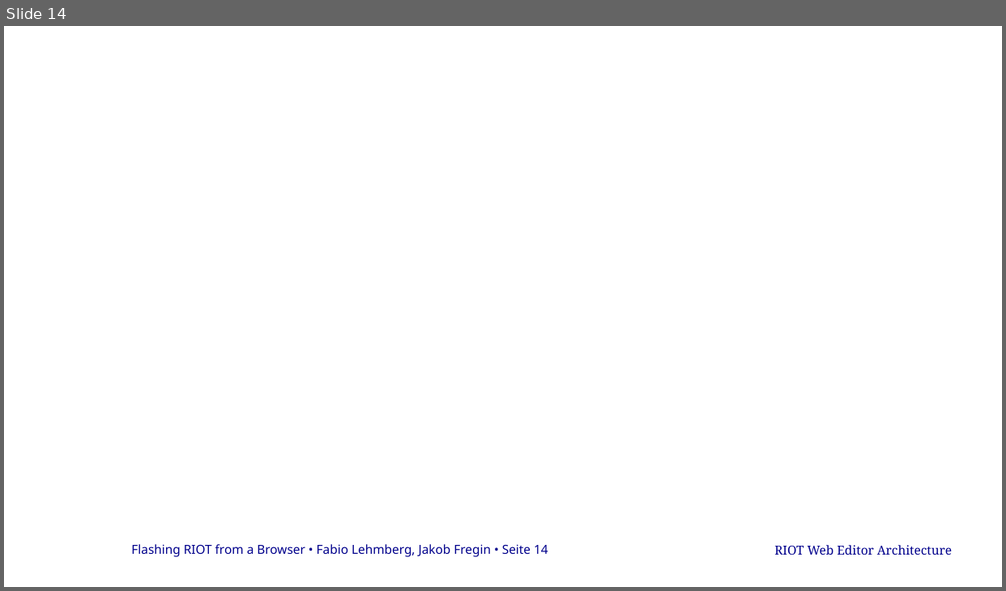
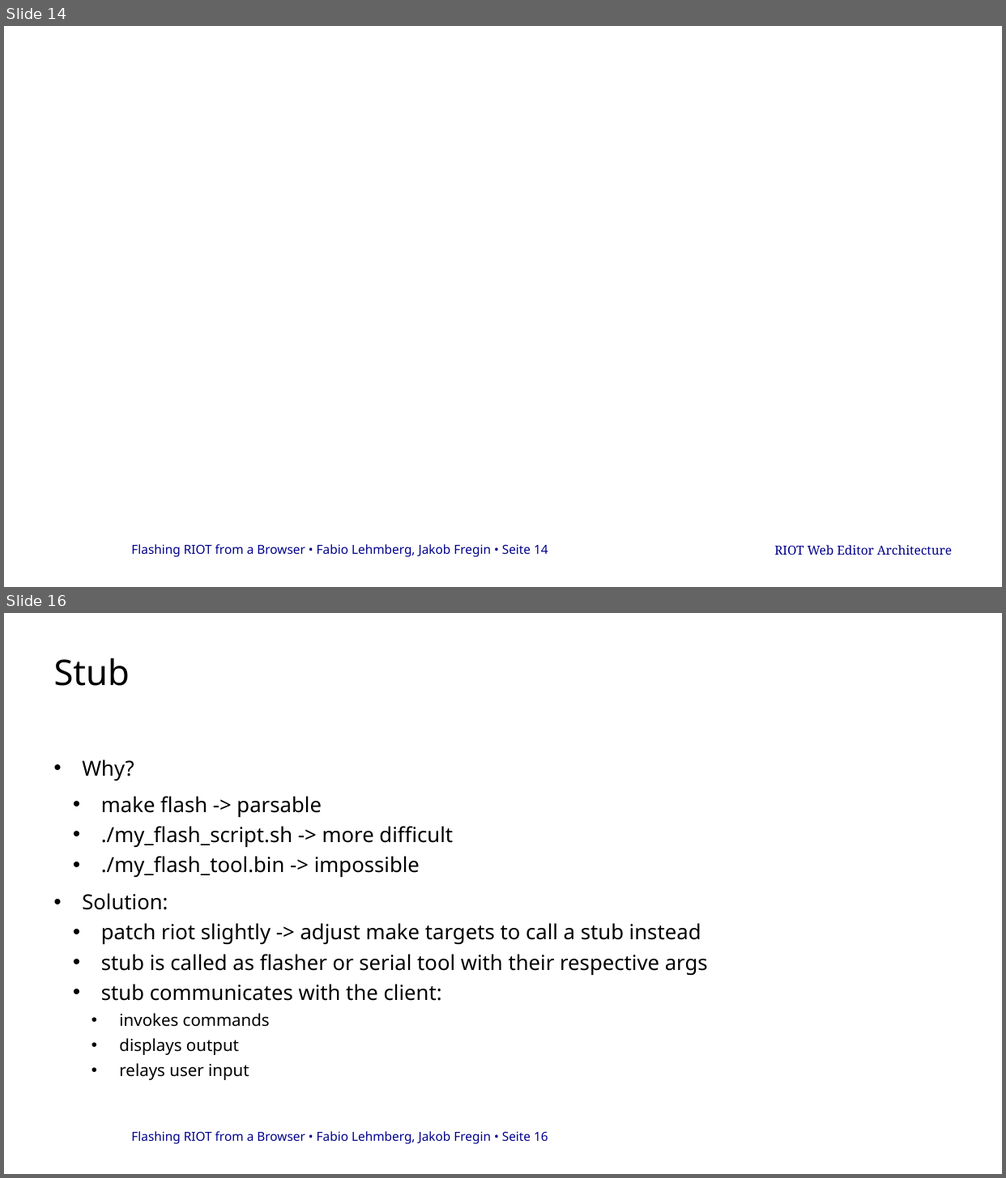
Before and after one commit to cheater78/RIOT-WebEditor, a slide deck: docs/project-log/RIoTPresentation.pptx. Shown one above the other, each under a label of ours: slide 14 before the commit, slides 14 and 16 after it; the slides between them are not shown. The pictures are 1006x591 and 1006x1178 pixels, drawn with LibreOffice and Linux fonts; fonts in the diff are those of the drawing; background and template pictures are left out. Boxes give left, top, right and bottom in pixels: in the first picture for what was removed or moved away, otherwise in the second. Text is boxed around its words. In the diff, an @@ line names an element or a change of style, - is before the commit and + after.

```diff
--- a/docs/project-log/RIoTPresentation.pptx
+++ b/docs/project-log/RIoTPresentation.pptx
@@ slide 16 added at (4,613,1002,1174), background #FFFFFF; not listed: 1 template element that a slide beside it also shows @@
@@ title added at (54,658,130,686), 34 pt, text #000000 @@
+Stub
@@ text added at (82,760,708,1080), 20 pt, text #000000 @@
+• Why?
+    • make flash -> parsable
+    • ./my_flash_script.sh -> more difficult
+    • ./my_flash_tool.bin -> impossible
+  • Solution:
+    • patch riot slightly -> adjust make targets to call a stub instead
+    • stub is called as flasher or serial tool with their respective args
+    • stub communicates with the client:
+      • invokes commands
+      • displays output
+      • relays user input
```
Also in this commit, not shown: 12 other slides added, 14 slides removed, 2 other files.
